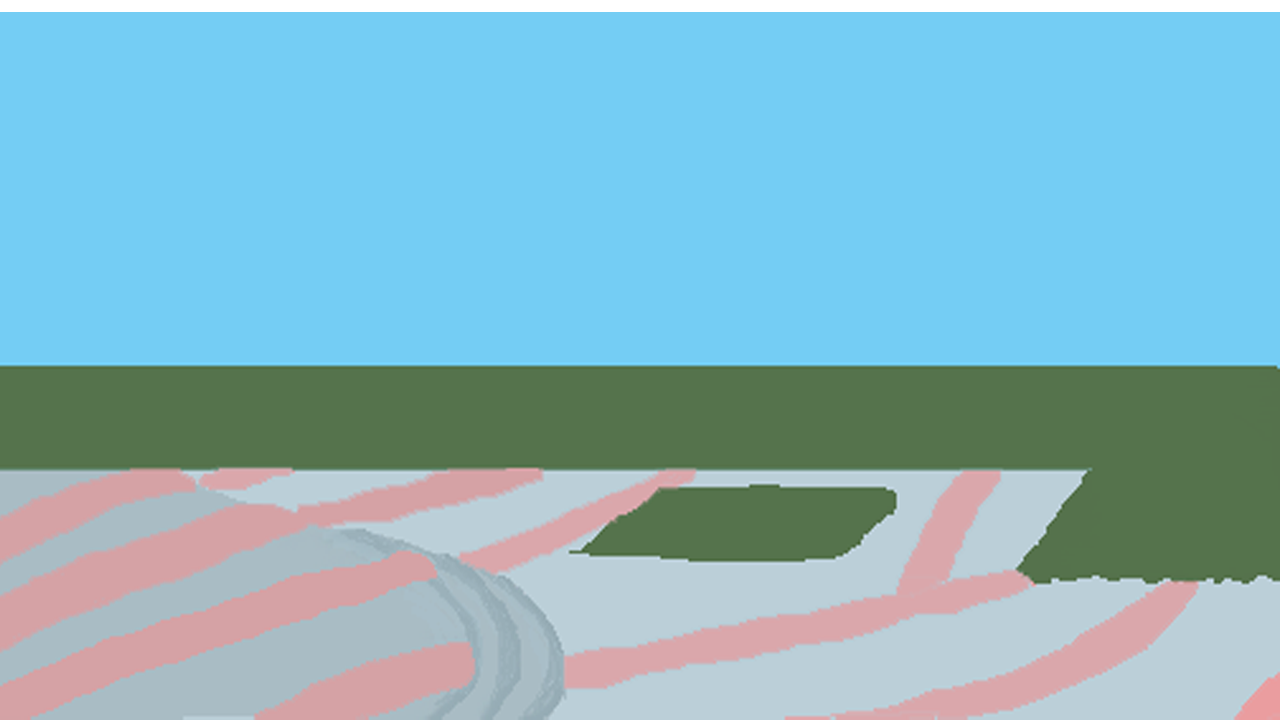
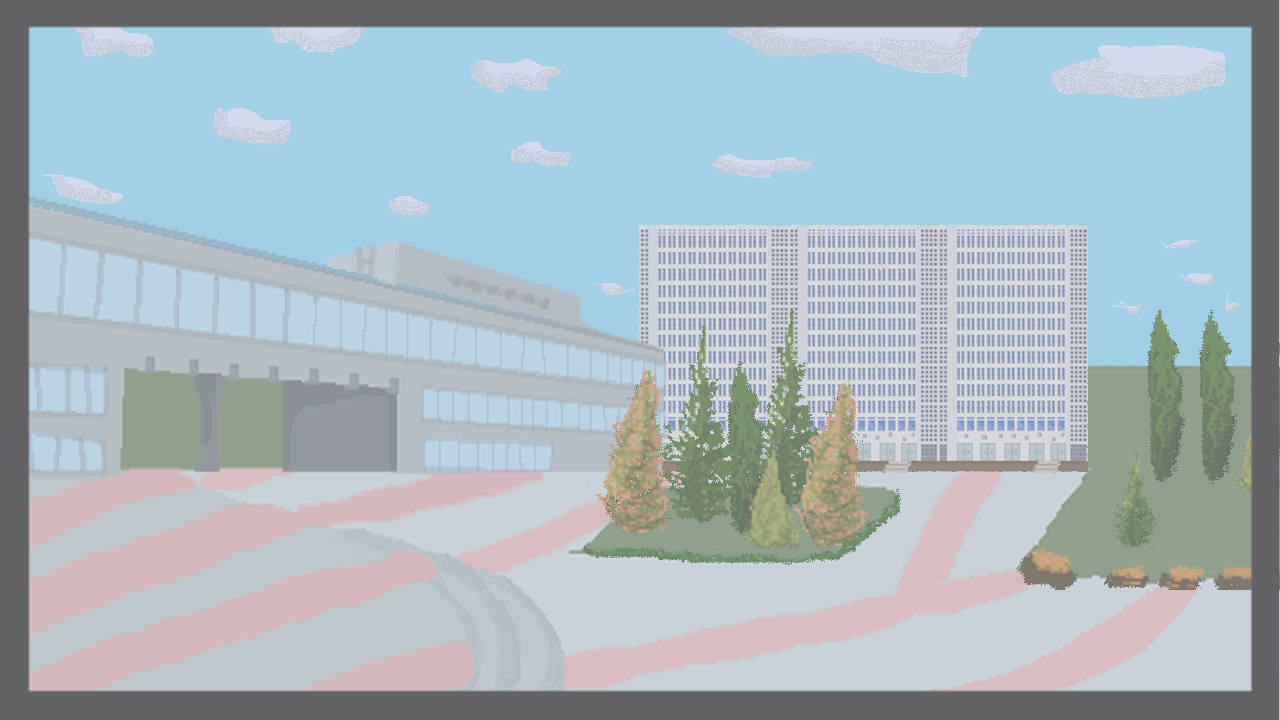
Layered file, before and after one edit (1280x720). Changes by layer:
added group "buttons" with 3 layers above "Слой 13" over [494, 81, 885, 468]
added layer "Слой 13" above "Слой 12" over [0, 0, 1280, 720]
added layer "Слой 12" above "Слой 11" over [0, 0, 1279, 720]
added layer "Слой 11" above "Слой 10" over [43, 10, 1240, 315]
added layer "Слой 10" (dissolve) above "Слой 9" over [584, 310, 1280, 590]
added layer "Слой 7" above "Слой 8" over [0, 189, 670, 479]
added layer "Слой 8" (dissolve) above "Слой 6" over [639, 221, 1088, 474]
painted on "Слой 6" over [0, 0, 1280, 369]
